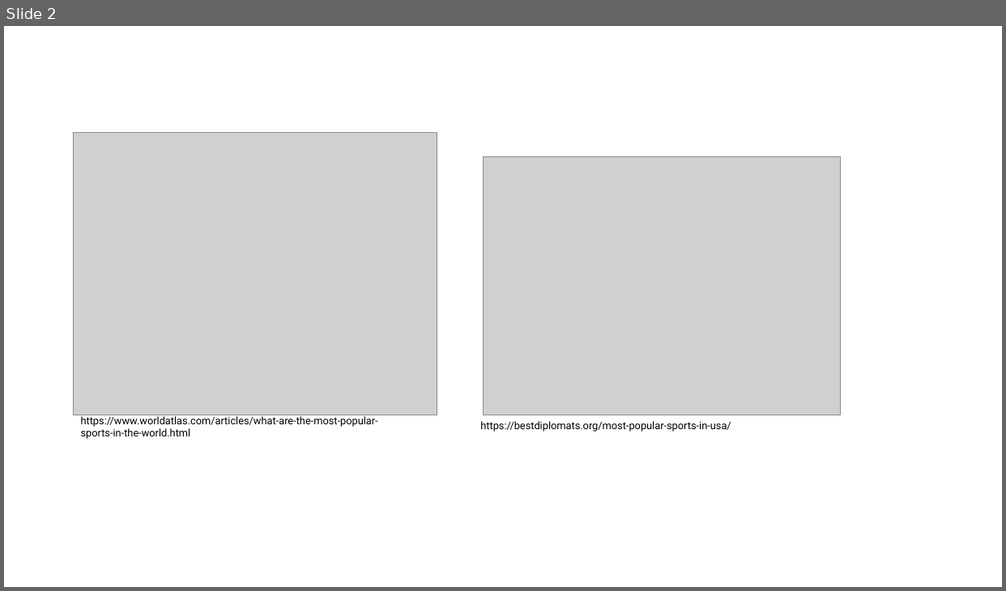
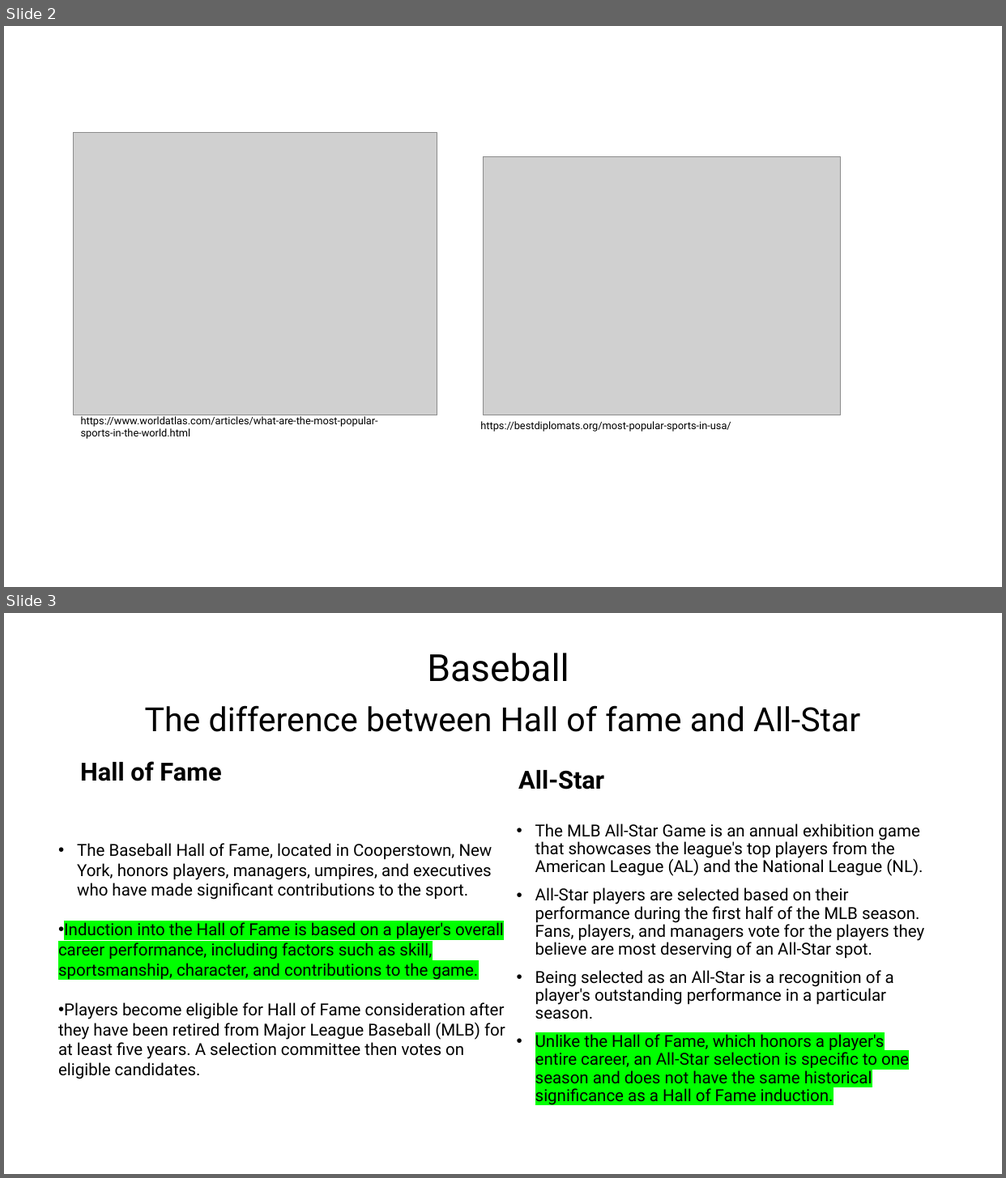
Before and after one commit to leeju09/Project-3-Baseball-, a slide deck: Presentation/Proect3_Group3.pptx. Shown one above the other, each under a label of ours: slide 2 before the commit, slides 2 and 3 after it. The pictures are 1006x591 and 1006x1178 pixels, drawn with LibreOffice and Linux fonts; fonts in the diff are those of the drawing; grey boxes stand for pictures. Boxes give left, top, right and bottom in pixels: in the first picture for what was removed or moved away, otherwise in the second. Text is boxed around its words. In the diff, an @@ line names an element or a change of style, - is before the commit and + after.

```diff
--- a/Presentation/Proect3_Group3.pptx
+++ b/Presentation/Proect3_Group3.pptx
@@ slide 3 added at <box>4,613,1002,1174</box>, background #FFFFFF @@
@@ text added at <box>427,653,569,682</box>, 36 pt, text #000000 @@
+Baseball
@@ title added at <box>145,705,860,732</box>, 32 pt, text #000000 @@
+The difference between Hall of fame and All-Star
@@ text added at <box>80,761,221,781</box>, 24 pt, text #000000, bold @@
+Hall of Fame
@@ text added at <box>518,770,604,790</box>, 24 pt, text #000000, bold @@
+All-Star
@@ text added at <box>535,824,924,1106</box>, 16 pt, text #000000 @@
+• The MLB All-Star Game is an annual exhibition game that showcases the league's top players from the American League (AL) and the National League (NL).
+• All-Star players are selected based on their performance during the first half of the MLB season. Fans, players, and managers vote for the players they believe are most deserving of an All-Star spot.
+• Being selected as an All-Star is a recognition of a player's outstanding performance in a particular season.
+• Unlike the Hall of Fame, which honors a player's entire career, an All-Star selection is specific to one season and does not have the same historical significance as a Hall of Fame induction.
@@ text added at <box>58,843,505,1080</box>, 16 pt, text #000000 @@
+• The Baseball Hall of Fame, located in Cooperstown, New York, honors players, managers, umpires, and executives who have made significant contributions to the sport.
+• Induction into the Hall of Fame is based on a player's overall career performance, including factors such as skill, sportsmanship, character, and contributions to the game.
+• Players become eligible for Hall of Fame consideration after they have been retired from Major League Baseball (MLB) for at least five years. A selection committee then votes on eligible candidates.
```
Also in this commit, not shown: 1 slide changed, 2 other slides added.
